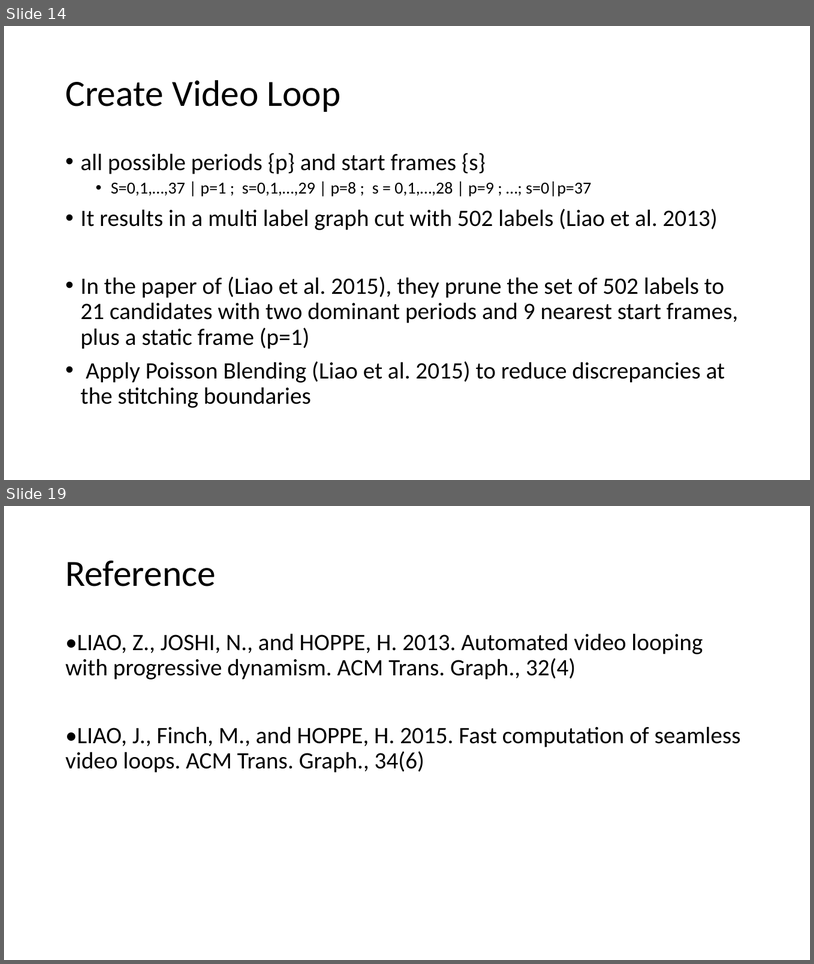
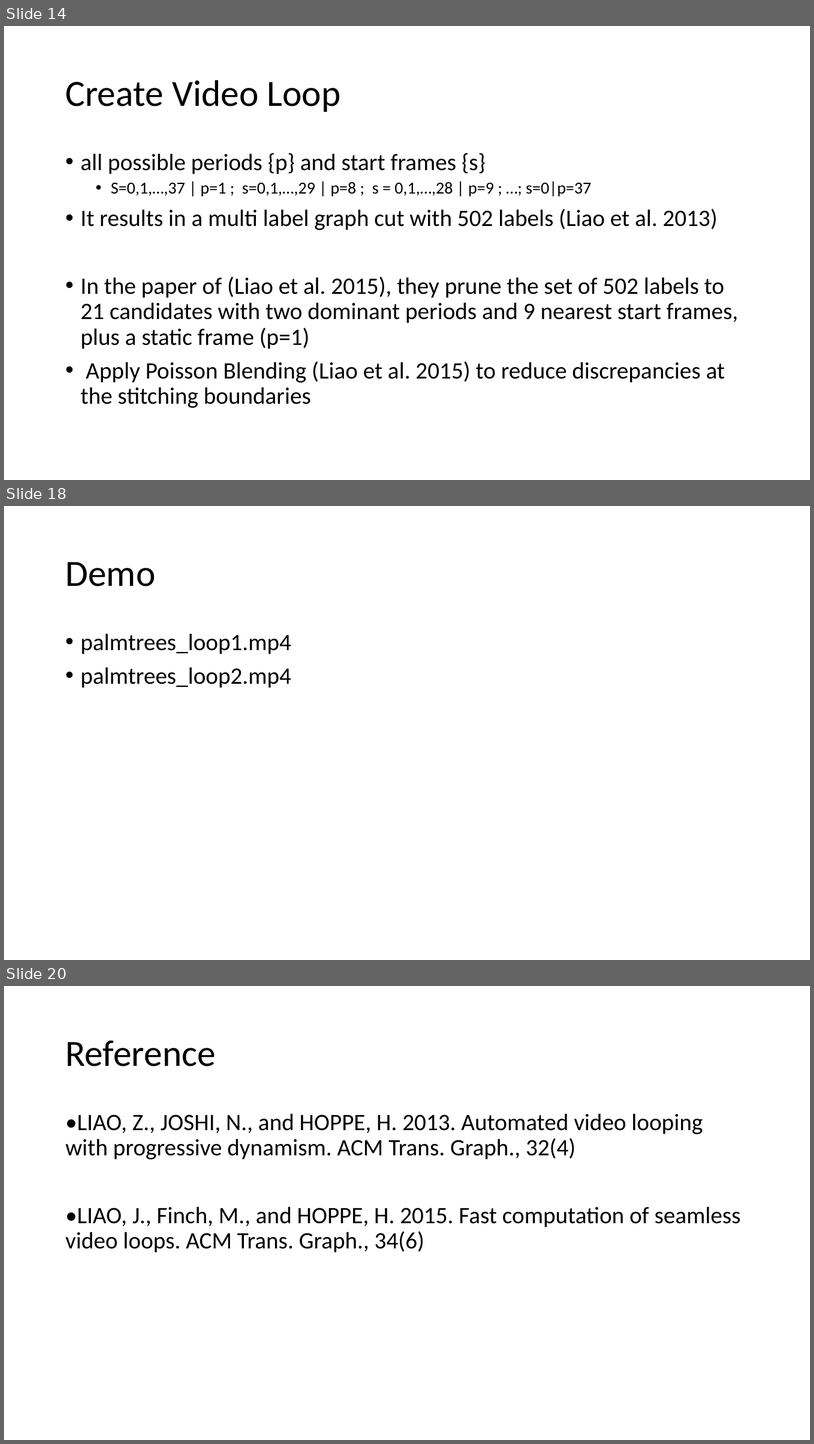
Before and after one commit to pierre0218/VideoLoop, a slide deck: VC_final_project.pptx. Shown one above the other, each under a label of ours: slides 14 and 19 before the commit, slides 14, 18 and 20 after it; the slides between them are not shown. The pictures are 814x964 and 814x1444 pixels, drawn with LibreOffice and Linux fonts; fonts in the diff are those of the drawing. Boxes give left, top, right and bottom in pixels: in the first picture for what was removed or moved away, otherwise in the second. Text is boxed around its words. In the diff, an @@ line names an element or a change of style, - is before the commit and + after.

```diff
--- a/VC_final_project.pptx
+++ b/VC_final_project.pptx
@@ slide 18 added at [4, 506, 810, 960], background #FFFFFF @@
@@ title added at [65, 562, 155, 586], 44 pt, text #000000 @@
+Demo
@@ text added at [81, 633, 291, 688], 28 pt, text #000000 @@
+• palmtrees_loop1.mp4
+• palmtrees_loop2.mp4
@@ what was slide 19 is now slide 20 @@
```
Also in this commit, not shown: 3 slides changed, 1 other slide added, 1 slide removed, 13 other files.
